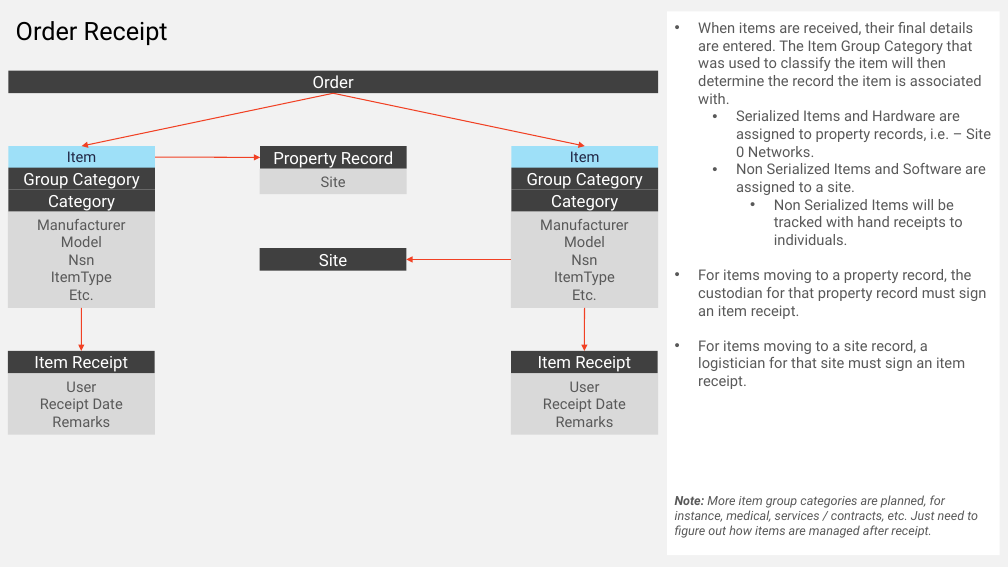
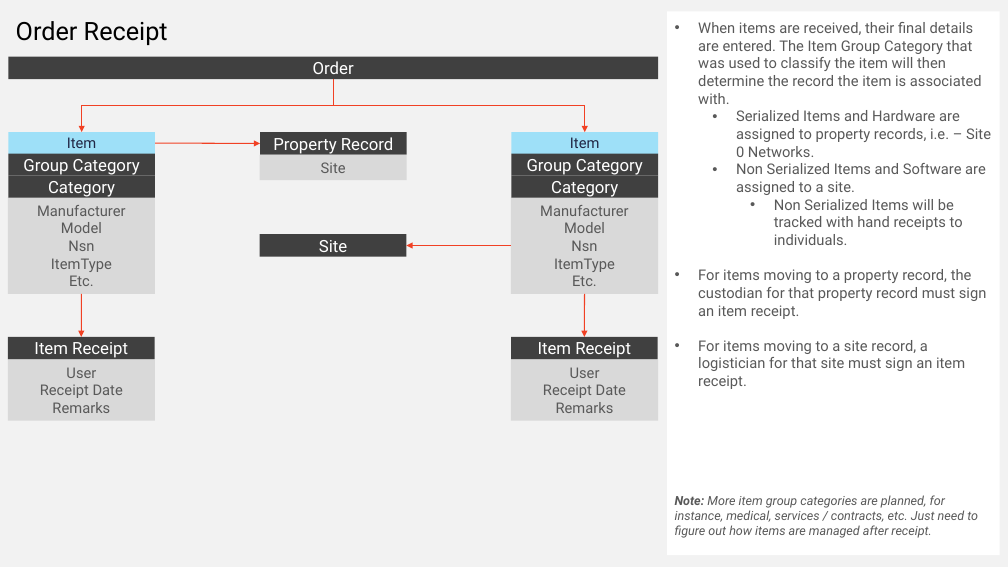
Before and after one commit to ssdooley/logistics-db-planning, a slide deck: slide 5 of documents/logistics-workflow.pptx. Drawn at 1008x567 pixels with LibreOffice and Linux fonts; fonts in the diff are those of the drawing. Boxes give left, top, right and bottom in pixels: in the first picture for what was removed or moved away, otherwise in the second. Text is boxed around its words. In the diff, an @@ line names an element or a change of style, - is before the commit and + after.

```diff
--- a/documents/logistics-workflow.pptx
+++ b/documents/logistics-workflow.pptx
@@ arrow (333, 79) - (82, 132): arrow to elbow arrow @@
@@ 16 rectangles, 4 arrows, 2 elbow arrows: place and size @@
-16 rectangles, 4 arrows, 2 elbow arrows at (8,70,659,435)
+16 rectangles, 4 arrows, 2 elbow arrows at (8,57,659,421)
@@ arrow (333, 79) - (585, 132): arrow to elbow arrow @@
```
Also in this commit, not shown: 5 other slides changed, 2 slides added.
